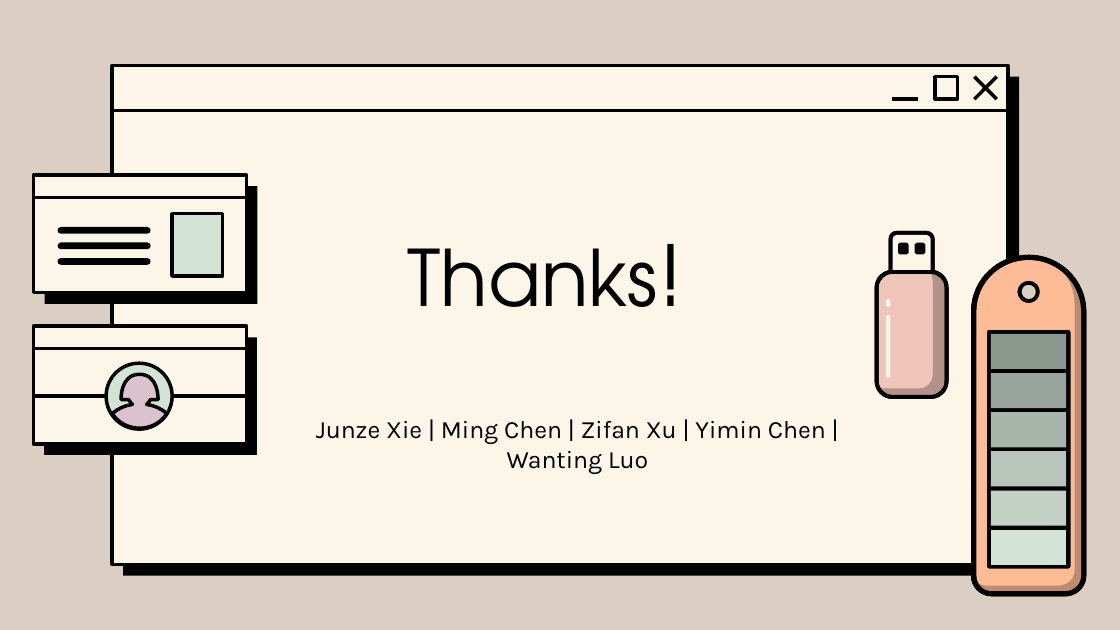
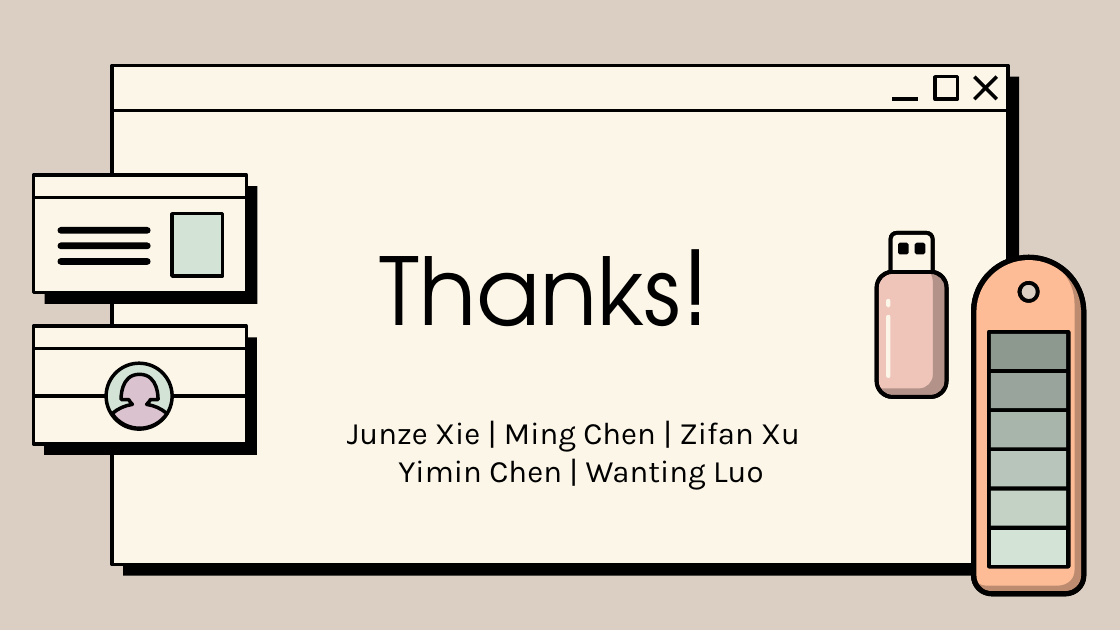
Before and after one commit to Xiejz959/2026-Signal-System-Pres, a slide deck: slide 25 of Slide/Slide_draft_4.0.pptx (slide 24 before the commit). Drawn at 1120x630 pixels with LibreOffice and Linux fonts; fonts in the diff are those of the drawing; background and template pictures are left out. Boxes give left, top, right and bottom in pixels: in the first picture for what was removed or moved away, otherwise in the second. Text is boxed around its words. In the diff, an @@ line names an element or a change of style, - is before the commit and + after.

```diff
--- a/Slide/Slide_draft_4.0.pptx
+++ b/Slide/Slide_draft_4.0.pptx
@@ title "Thanks!" at (x1=380, y1=256, x2=680, y2=327): size 50 to 60 pt, size 54 to 66 pt in "Thanks!" @@
@@ subtitle at (x1=347, y1=422, x2=800, y2=490): text changed; size 16 to 20 pt @@
-Junze Xie | Ming Chen | Zifan Xu | Yimin Chen | Wanting Luo
+Junze Xie | Ming Chen | Zifan Xu
+Yimin Chen | Wanting Luo
```
Also in this commit, not shown: 4 other slides changed, 1 slide added, 1 other file.
